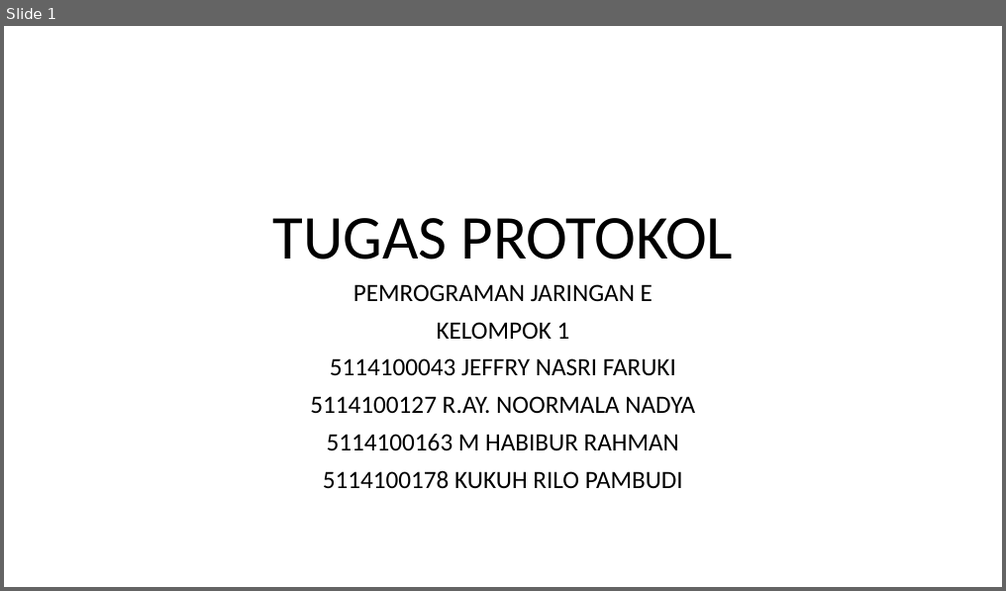
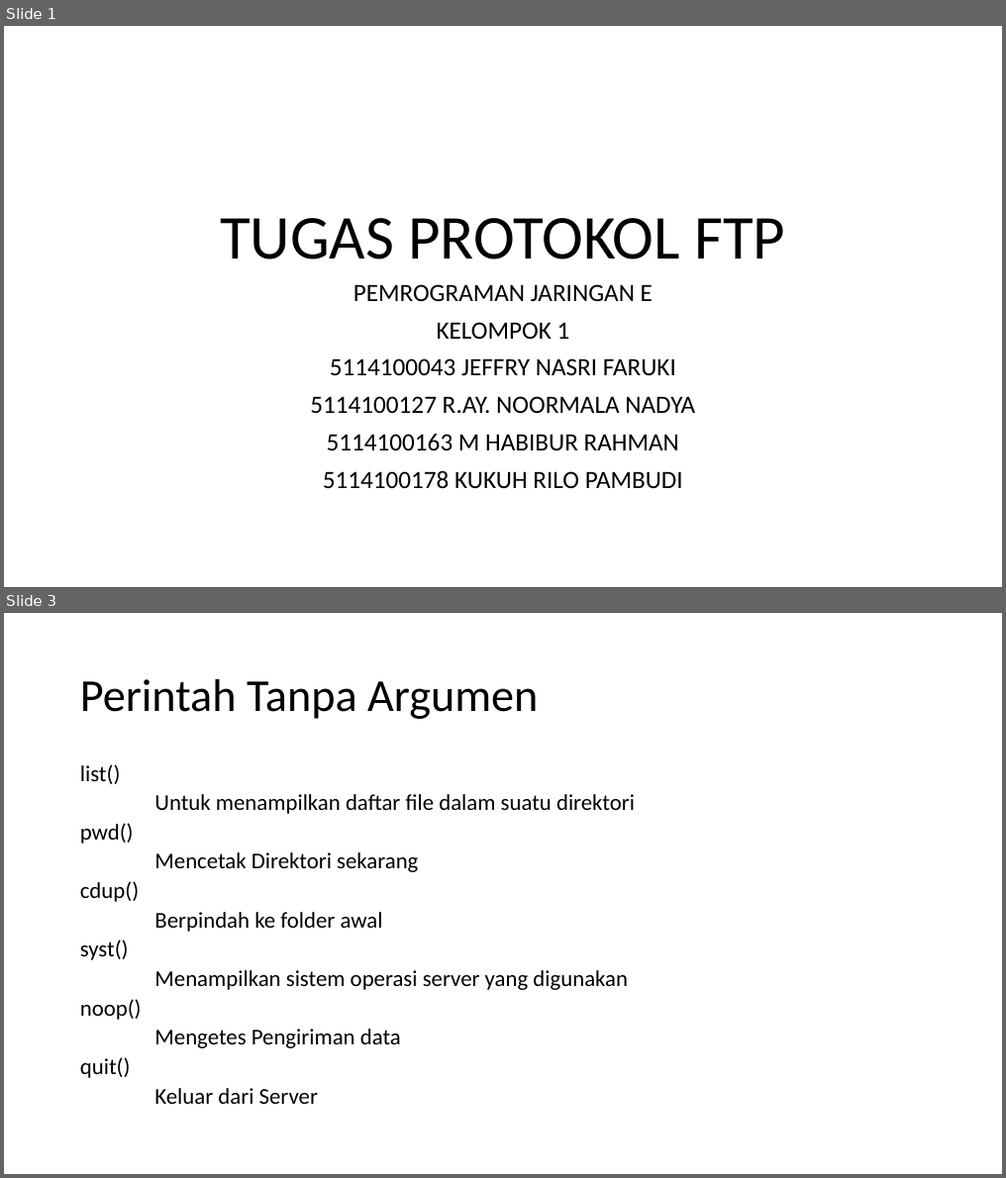
Before and after one commit to jeffrynasri/Kuliah-Progjar-E, a slide deck: TUGAS PROTOKOL.pptx. Shown one above the other, each under a label of ours: slide 1 before the commit, slides 1 and 3 after it; the slides between them are not shown. The pictures are 1006x591 and 1006x1178 pixels, drawn with LibreOffice and Linux fonts; fonts in the diff are those of the drawing; background and template pictures are left out. Boxes give left, top, right and bottom in pixels: in the first picture for what was removed or moved away, otherwise in the second. Text is boxed around its words. In the diff, an @@ line names an element or a change of style, - is before the commit and + after.

```diff
--- a/TUGAS PROTOKOL.pptx
+++ b/TUGAS PROTOKOL.pptx
@@ slide 3 added at [4,613,1002,1174], background picture (left out) @@
@@ title added at [80,679,538,719], 44 pt, text #000000 @@
+Perintah Tanpa Argumen
@@ text added at [80,764,635,1104], 21.7 pt, text #000000 @@
+list()
+Untuk menampilkan daftar file dalam suatu direktori
+pwd()
+Mencetak Direktori sekarang
+cdup()
+Berpindah ke folder awal
+syst()
+Menampilkan sistem operasi server yang digunakan
+noop()
+Mengetes Pengiriman data
+quit()
+Keluar dari Server
@@ slide 1 changed as well @@
@@ title at [220,218,785,260]: text changed @@
-TUGAS PROTOKOL
+TUGAS PROTOKOL FTP
```
Also in this commit, not shown: 6 other slides changed, 9 other slides added.
